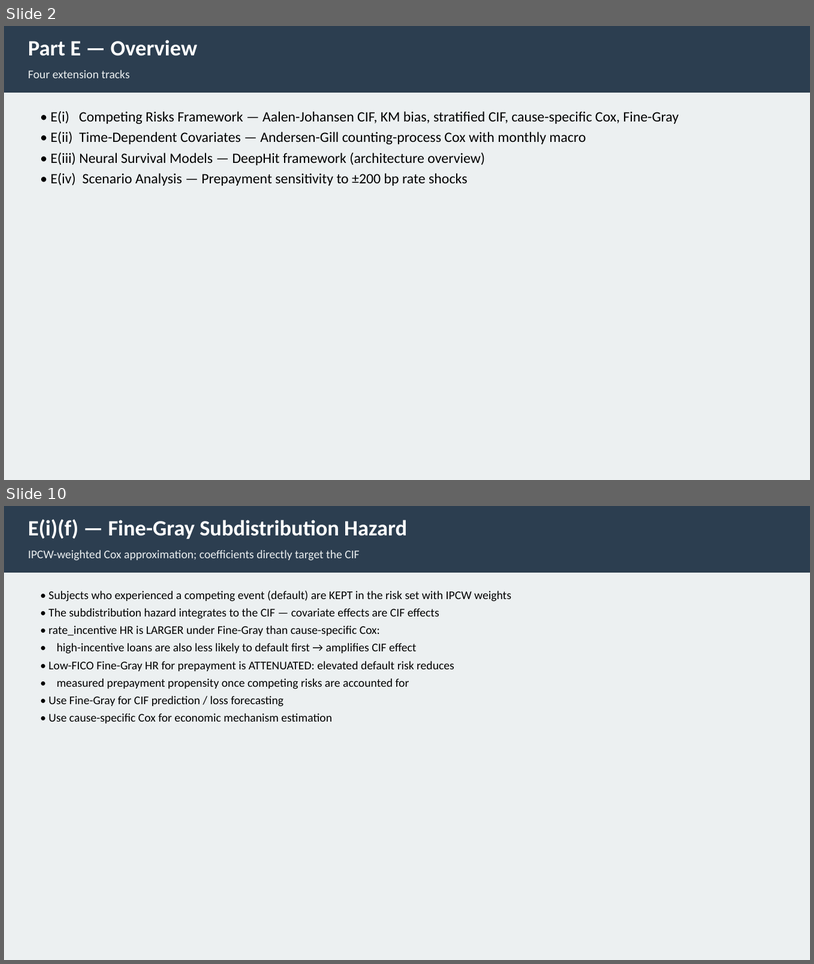
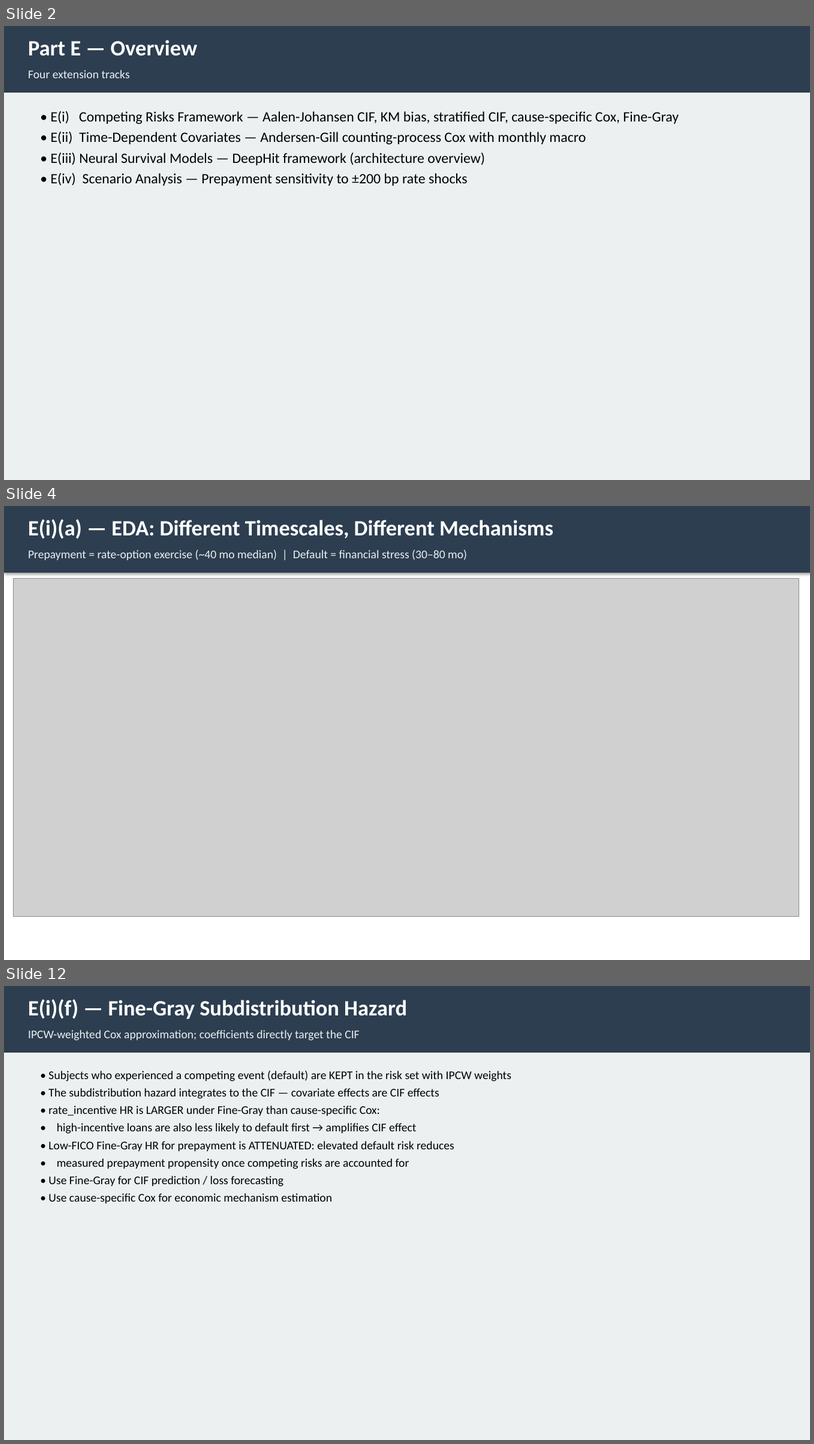
Before and after one commit to liny-r/IR-C-Assignment3, a slide deck: processed/PartE_Presentation.pptx. Shown one above the other, each under a label of ours: slides 2 and 10 before the commit, slides 2, 4 and 12 after it; the slides between them are not shown. The pictures are 814x964 and 814x1444 pixels, drawn with LibreOffice and Linux fonts; fonts in the diff are those of the drawing; grey boxes stand for pictures. Boxes give left, top, right and bottom in pixels: in the first picture for what was removed or moved away, otherwise in the second. Text is boxed around its words. In the diff, an @@ line names an element or a change of style, - is before the commit and + after.

```diff
--- a/processed/PartE_Presentation.pptx
+++ b/processed/PartE_Presentation.pptx
@@ slide 4 added at [4,506,810,960], background #FFFFFF @@
@@ rectangle added at [4,506,810,573], fill #2C3E50 @@
@@ text added at [28,519,554,539], 26 pt, text #FFFFFF, bold @@
+E(i)(a) — EDA: Different Timescales, Different Mechanisms
@@ text added at [28,550,467,560], 14 pt, text #ECF0F1 @@
+Prepayment = rate-option exercise (~40 mo median) | Default = financial stress (30–80 mo)
@@ picture added at [13,579,800,916] @@
@@ what was slide 10 is now slide 12 @@
```
Also in this commit, not shown: 2 slides changed, 3 other slides added, 1 slide removed, 8 other files.
